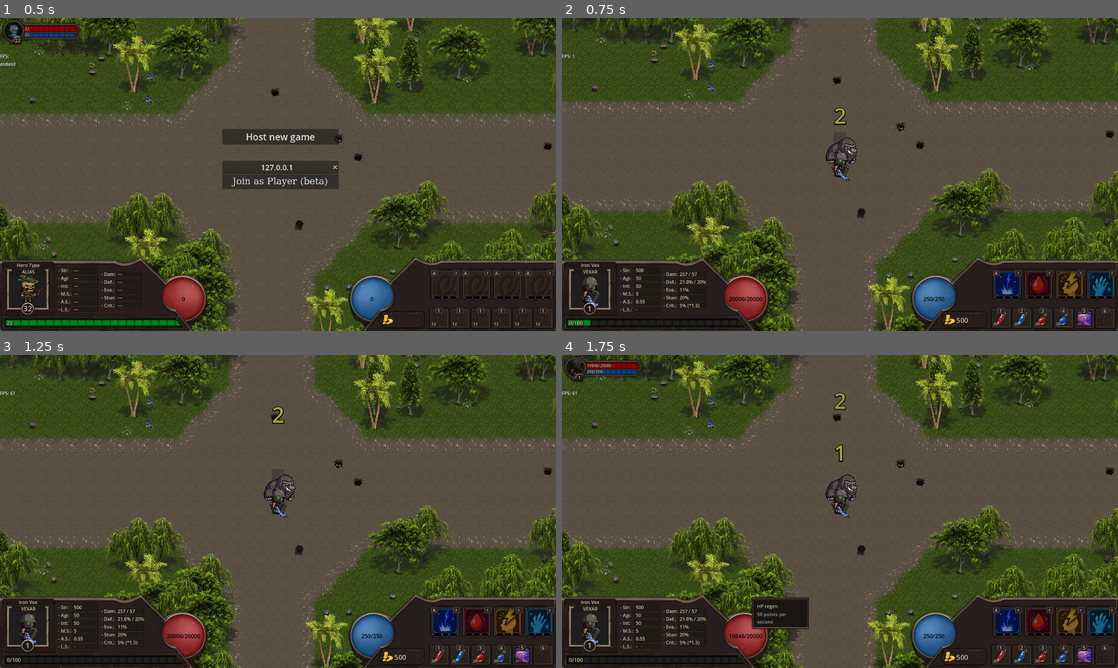
Above: before the commit, frames 1-4 (two rows, left to right).
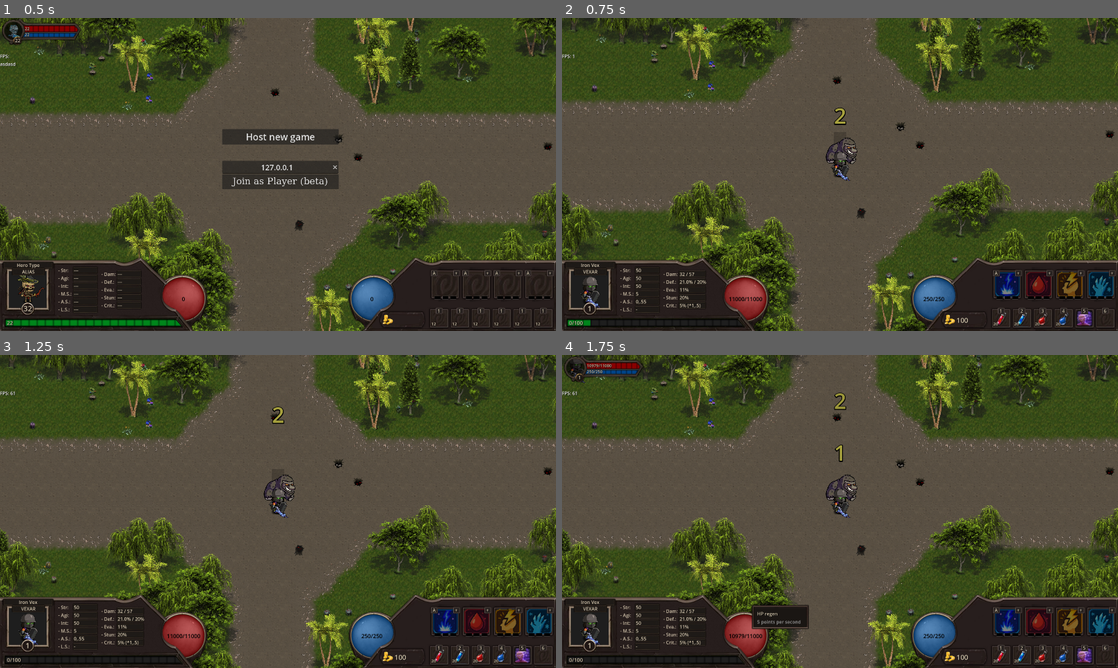
Above: after the commit, the same moments.

Repository: LucasJappert/moomoo-lan-party
Game: Godot game, scene res://scenes/my_main_scene.tscn
The game is run twice, just before and just after one commit, with the same random seed, the same clock (stepped at 60 frames per second) and the same inputs.
Inputs (mouse positions are in pixels of both pictures, inside the frame that each line leads up to):
- Up to frame 1 (0.5 s): no input
- Up to frame 2 (0.75 s): click "Host new game" at 0.5 s
- Up to frame 3 (1.25 s): no input
- Up to frame 4 (1.75 s): tap Enter at 1.25 s; drag from (840, 505) to (745, 636) at 1.27 s

Frame 1 is identical in both runs. In frame 2, less than 0.1% of the frame differs, in the area x 13-72%, y 80-98%; in frame 3, less than 0.1%; in frame 4, 0.4%, in the area x 4-72%, y 2-98%.

Commit message:
Gold coin sound when the player earns gold. Provide gold when each wave of enemies finishes.

Diff:
--- a/scripts/controllers/enemies_waves_controller.gd
+++ b/scripts/controllers/enemies_waves_controller.gd
@@ -28,6 +28,7 @@
 
 static func start_wave_process() -> void:
 	process_running = true
+	EventBus.connect_to_wave_finilized(func(): _wave_finilized())
 
 static func _process(_delta: float) -> void:
 	if not GameManager.AM_I_HOST: return
@@ -70,7 +71,7 @@
 			var enemy = _get_enemy(enemy_type, wave_direction, is_boss)
 			# enemy.can_attack = false
 			GameManager.add_enemy(enemy)
-			# # return
+			# return
 
 static func _get_enemy(enemy_type: String, wave_direction: Vector2, is_boss: bool) -> Enemy:
 	var enemy: Enemy = EnemyFactory.get_enemy_instance(enemy_type)
@@ -86,3 +87,8 @@
 	enemy._boss_level = current_wave if is_boss else 0
 
 	return enemy
+
+static func _wave_finilized() -> void:
+	for player in GameManager.get_players():
+		var earned_gold = current_wave * Player.INITIAL_GOLD * 3
+		player.increment_current_gold(earned_gold)
--- a/scripts/entity/combat_data/combat_data.gd
+++ b/scripts/entity/combat_data/combat_data.gd
@@ -170,7 +170,7 @@
 func _try_to_add_gold_to_players(_attacker: Entity) -> void:
 	if _attacker is Player == false: return
 
-	var base_earned := 10 + 10 * my_owner()._boss_level
+	var base_earned := Player.INITIAL_GOLD * 0.05 * (my_owner()._boss_level + 1)
 	var earned_gold := randi_range(int(base_earned * 0.8), int(base_earned * 1.2))
 	for player in GameManager.get_players():
 		player.increment_current_gold(earned_gold)
--- a/scripts/entity/player/player.gd
+++ b/scripts/entity/player/player.gd
@@ -8,6 +8,7 @@
 @export var player_id: int = 0
 @export var current_exp: int = 0
 @export var hero_type: String = HeroTypes.IRON_VEX
+const INITIAL_GOLD: int = 100
 @export var current_gold: int:
 	set(_value):
 		current_gold = _value
@@ -23,7 +24,7 @@
 	player_id = data["player_id"]
 	hero_type = data["hero_type"]
 	skill_points_to_assign = 1
-	current_gold = 500
+	current_gold = INITIAL_GOLD
 
 func get_client_inputs(): return %ClientInputs
 
@@ -81,6 +82,7 @@
 
 func increment_current_gold(value_to_increment: int) -> void:
 	current_gold += value_to_increment
+	if is_my_player(): SoundsHelper.play_gold_sound()
 # endregion SETTERs
 
 static func get_exp_per_level(_level: int) -> int:
--- a/scripts/globals/game_manager.gd
+++ b/scripts/globals/game_manager.gd
@@ -81,12 +81,17 @@
 
 func remove_entity(entity: Entity) -> void:
 	entities.erase(entity.name)
+	_actions_for_server_side_after_entity_removed(entity)
 
+func _actions_for_server_side_after_entity_removed(entity: Entity) -> void:
 	if not AM_I_HOST: return
+
 	var current_cell = MapManager.world_to_cell(entity.global_position)
 	MapManager.set_cell_blocked(current_cell, false)
 	entity.queue_free() # We shouldn't do this in the client side, server should do it and sync it
-	if entity is Enemy: current_enemies_in_scene -= 1
+	if entity is Enemy:
+		current_enemies_in_scene -= 1
+		if current_enemies_in_scene == 0: EventBus.emit_wave_finilized()
 
 func _on_enemy_exited_tree() -> void:
 	current_enemies_in_scene -= 1
--- a/scripts/helpers/event_bus.gd
+++ b/scripts/helpers/event_bus.gd
@@ -1,4 +1,11 @@
 extends Node
+
+const WAVE_FINILIZED := "wave_finilized"
+signal wave_finilized()
+func emit_wave_finilized() -> void:
+	emit_signal(WAVE_FINILIZED)
+func connect_to_wave_finilized(p_callback: Callable) -> void:
+	EventBus.connect(WAVE_FINILIZED, p_callback)
 
 const WINDOW_FOCUSED := "window_focused"
 signal window_focused()
--- a/scripts/helpers/string_helpers.gd
+++ b/scripts/helpers/string_helpers.gd
@@ -1,12 +1,21 @@
 class_name StringHelpers
 
 static func format_float(value: float, max_decimals: int = 2) -> String:
-	if value == int(value):
-		return str(int(value))
+	var int_str := str(abs(int(value)))
+	var formatted := ""
+	while int_str.length() > 3:
+		formatted = "." + int_str.substr(int_str.length() - 3, 3) + formatted
+		int_str = int_str.substr(0, int_str.length() - 3)
+	formatted = int_str + formatted
 
-	var format_string := "%." + str(max_decimals) + "f"
-	var formatted := format_string % value
-	return formatted.rstrip("0").rstrip(".")
+	var decimals := ("%." + str(max_decimals) + "f") % abs(value - int(value))
+	decimals = decimals.strip_edges().substr(1).rstrip("0").rstrip(".")
+	if decimals != "":
+		formatted += "," + decimals
+
+	if value < 0:
+		formatted = "-" + formatted
+	return formatted
 
 
 static func format_percent(value: float) -> String:
--- a/scripts/sounds/sounds_helper.gd
+++ b/scripts/sounds/sounds_helper.gd
@@ -91,3 +91,6 @@
 
 static func play_monster_sound(audio_id: int, max_simultaneous: int = 1, volume: float = -5.0):
 	_play_sfx("res://sounds/monsters/%d.wav" % audio_id, volume, max_simultaneous)
+
+static func play_gold_sound(volume: float = -5.0):
+	_play_sfx("res://sounds/generals/gold.wav", volume, 2)
--- a/scripts/types/hero_types.gd
+++ b/scripts/types/hero_types.gd
@@ -51,7 +51,7 @@
 	]
 
 static func get_json_data() -> Dictionary[String, JsonItem]:
-	var json_data = JsonHelpers.load_json("res://.docs/heros.json")
+	var json_data = JsonHelpers.load_json("res://json/heros.json")
 	var result: Dictionary[String, JsonItem] = {}
 	for key in json_data:
 		result[key] = JsonItem.new(json_data[key])
@@ -92,7 +92,7 @@
 		stats.hp = 10000
 		stats.evasion = 0.1
 		stats.agility = 50
-		stats.strength = 500
+		stats.strength = 50
 		stats.intelligence = 50
 		player.combat_data._skills = [
 			Skill.get_skill(Skill.Names.STORM_STRIKE),
Renamed: .docs/heros.json -> json/heros.json
Not shown, added: sounds/generals/gold.wav.import
Not shown, changed: TODO.md
Not shown, added: sounds/generals/gold.wav
